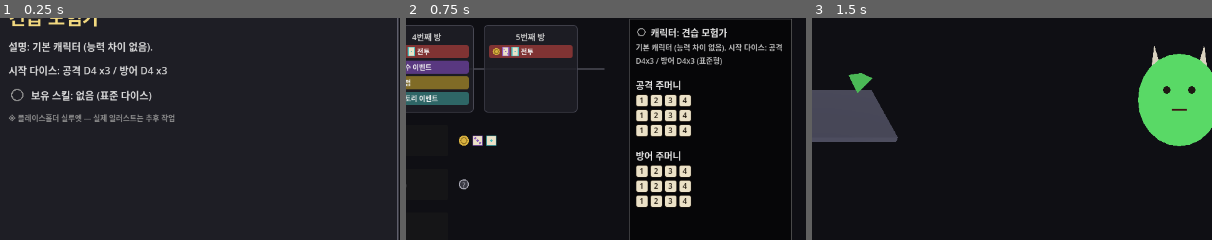
Above: before the commit, frames 1-3 (left to right).
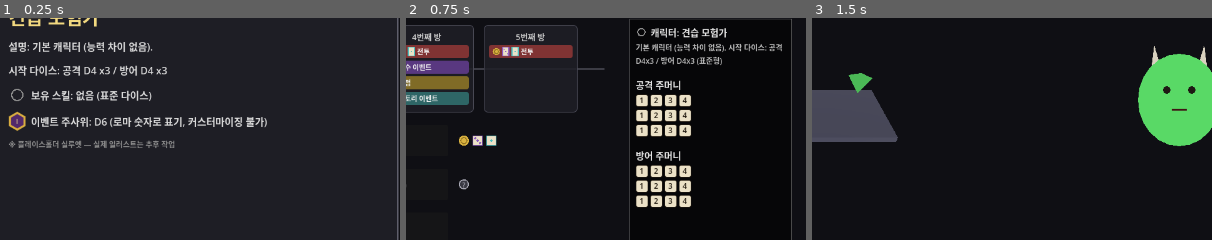
Above: after the commit, the same moments.

Repository: YGseok/ProjectD
Game: Godot game, scene res://code/scenes/character_select.tscn
Two runs of this game, one before a commit and one after it. Both use one fixed random seed, a clock stepped at 60 frames per second and the inputs below.
Inputs:
- Up to frame 1 (0.25 s): no input
- Up to frame 2 (0.75 s): click "[6] 던전 시작" at 0.5 s
- Up to frame 3 (1.5 s): click "[1] 전투 방 입장 (1번째 방)" at 1.25 s
The pictures show only the part of the screen within x 49-99%, y 20-70%; the shares and areas given below are measured in that part.

The runs differ from the first frame. In frame 1, 2.8% of the frame differs, in the area x 2-67%, y 41-59%; in frame 2, nothing differs; in frame 3, nothing differs.

Commit message:
feat: 캐릭터별 이벤트 주사위 필드 + 로마 숫자 시각화 추가 ([미니 기획 B]-4)
INBOX.md [미니 기획 B](특수 이벤트 개편) 권장 순서 4->1->2+3 중 4번만 처리.
CharacterProfiles.PROFILES/RunState에 event_die_sides(전부 D6) 필드를 추가하고,
공격/방어 다이스와 구분되는 로마 숫자 육각 칩(EventDieVisual)으로 캐릭터 선택
상세 패널에 표시. 아직 이 다이스를 굴려 판정하는 로직(1/2+3번)은 없음.

dice_test.gd에 회귀 검증 추가, 전체 PASS 확인.

Diff:
--- a/code/scenes/character_select.gd
+++ b/code/scenes/character_select.gd
@@ -49,6 +49,8 @@
 var _detail_dice_label: Label
 var _detail_skill_label: Label
 var _detail_skill_icon: SkillIcon
+var _detail_event_die_label: Label
+var _detail_event_die_visual: EventDieVisual
 
 ## KeyboardShortcuts로 1~N 숫자 키를 순서대로 배정하는 데 쓴다(INBOX.md 2026-09-14
 ## "키보드로도 조작이 되도록" — 던전 맵/스토리 이벤트/특수 이벤트에 이어 이 화면에도
@@ -187,6 +189,19 @@
 	skill_row.add_child(_detail_skill_label)
 	info_vbox.add_child(skill_row)
 
+	# 이벤트 주사위(INBOX.md 2026-09-15 [미니 기획 B]-4): 공격/방어와 별개인 특수 이벤트
+	# 전용 다이스 — 로마 숫자 육각 칩(EventDieVisual)으로 일반 다이스와 구분해서 보여준다.
+	# 지금은 5종 전부 D6로 같아 값도 항상 같지만, 필드 구조 자체는 캐릭터별로 열려 있다.
+	var event_die_row := HBoxContainer.new()
+	event_die_row.add_theme_constant_override("separation", 8)
+	_detail_event_die_visual = EventDieVisual.new()
+	_detail_event_die_visual.custom_minimum_size = Vector2(28, 28)
+	event_die_row.add_child(_detail_event_die_visual)
+	_detail_event_die_label = _make_detail_body_label()
+	_detail_event_die_label.size_flags_horizontal = Control.SIZE_EXPAND_FILL
+	event_die_row.add_child(_detail_event_die_label)
+	info_vbox.add_child(event_die_row)
+
 	var note_label := Label.new()
 	note_label.text = "※ 플레이스홀더 실루엣 — 실제 일러스트는 추후 작업"
 	note_label.autowrap_mode = TextServer.AUTOWRAP_WORD
@@ -216,6 +231,9 @@
 	]
 	_detail_skill_label.text = "보유 스킬: %s" % CharacterProfiles.gimmick_label(String(profile.get("gimmick", "")))
 	_detail_skill_icon.category = String(profile.get("gimmick", ""))
+	var event_sides: int = int(profile.get("event_die_sides", 6))
+	_detail_event_die_label.text = "이벤트 주사위: D%d (로마 숫자로 표기, 커스터마이징 불가)" % event_sides
+	_detail_event_die_visual.value = 1
 
 
 ## 숫자 키(1~9)로 캐릭터 카드 "선택" 버튼(+던전 시작/업적)을 순서대로 누른다
--- a/code/scenes/dice_test.gd
+++ b/code/scenes/dice_test.gd
@@ -151,6 +151,10 @@
 	lines.append("")
 	lines.append("[캐릭터 스킬 아이콘 검증: character_profiles.gd PROFILES.gimmick / skill_icon.gd SkillIcon]")
 	all_pass = _check_skill_icons(lines) and all_pass
+
+	lines.append("")
+	lines.append("[이벤트 주사위 필드 검증: character_profiles.gd PROFILES.event_die_sides / run_state.gd RunState.event_die_sides / event_die_visual.gd EventDieVisual]")
+	all_pass = _check_event_die_sides(lines) and all_pass
 
 	lines.append("")
 	lines.append("[라운드 진행 검증: run_state.gd RunState.round_index / advance_round / is_last_round]")
@@ -1666,6 +1670,45 @@
 	return ok
 
 
+## INBOX.md 2026-09-15 [미니 기획 B]-4 검증. (1) PROFILES 5종 전부 event_die_sides
+## 필드가 있고 지금은 전부 6이어야 함(DESIGN.md 확정대로 아직 캐릭터별 차등 없음).
+## (2) RunState.reset_run(id)가 이 필드를 event_die_sides로 그대로 복사하는지.
+## (3) EventDieVisual._to_roman()이 1~6을 I~VI로, 표 밖 값은 숫자 폴백으로 바꾸는지.
+func _check_event_die_sides(lines: PackedStringArray) -> bool:
+	var ok := true
+	var character_backup: String = RunState.character_id
+
+	for profile in CharacterProfiles.PROFILES:
+		var sides: int = int(profile.get("event_die_sides", -1))
+		var sides_ok := sides == 6
+		ok = sides_ok and ok
+		lines.append("  \"%s\" event_die_sides=%d(기대 6) -> %s" % [profile["id"], sides, "OK" if sides_ok else "FAIL"])
+
+	RunState.reset_run("berserker")
+	var run_state_ok: bool = RunState.event_die_sides == 6
+	ok = run_state_ok and ok
+	lines.append("  reset_run(berserker) 후 RunState.event_die_sides=%d(기대 6) -> %s" % [
+		RunState.event_die_sides, "OK" if run_state_ok else "FAIL"
+	])
+	RunState.reset_run(character_backup)
+
+	var visual := EventDieVisual.new()
+	var roman_ok: bool = (
+		visual._to_roman(1) == "I" and visual._to_roman(4) == "IV" and visual._to_roman(6) == "VI"
+	)
+	ok = roman_ok and ok
+	lines.append("  EventDieVisual._to_roman(1/4/6)=%s/%s/%s(기대 I/IV/VI) -> %s" % [
+		visual._to_roman(1), visual._to_roman(4), visual._to_roman(6), "OK" if roman_ok else "FAIL"
+	])
+	var fallback_ok: bool = visual._to_roman(99) == "99"
+	ok = fallback_ok and ok
+	lines.append("  EventDieVisual._to_roman(99)=%s(기대 표 밖이라 숫자 폴백 \"99\") -> %s" % [
+		visual._to_roman(99), "OK" if fallback_ok else "FAIL"
+	])
+
+	return ok
+
+
 ## customize_panel.gd의 _on_face_chosen(bag, die_index, face_index, pip_index)는
 ## _show_face_picker()가 만든 면 버튼의 pressed 핸들러다. _clear_ui()가 쓰는
 ## queue_free()는 그 프레임이 끝나야 실제로 노드를 지우므로, 같은 버튼이 더블클릭 등
--- /dev/null
+++ b/code/scenes/event_die_visual.gd
@@ -0,0 +1,66 @@
+class_name EventDieVisual
+extends Control
+## RunState.event_die_sides(특수 이벤트 전용 "이벤트 주사위")의 면 값을 보여주는 칩.
+## INBOX.md 2026-09-15 [미니 기획 B]-4 "이벤트 주사위는 단순하게 커스터마이징되면 안될
+## 것 같다. 로마 숫자로 표기된다던가 해서 일반 눈금으로는 커스텀 불가능해야할듯" 반영.
+##
+## shape_die_chip.gd(ShapeDieChip)와 같은 "값이 바뀌면 라벨/모양을 다시 그리는 절차적
+## Control" 패턴이지만, 두 가지로 일부러 다르게 만든다 — (1) 숫자 대신 로마 숫자
+## (I/II/III/IV/V/VI)를 그려서 "이건 일반 다이스가 아니다, 커스터마이징 대상이 아니다"를
+## 시각적으로도 구분하고, (2) 육각형 테두리 + 보라/금색 배색으로 공격/방어 다이스의
+## 베이지색 사각/삼각 칩과 한눈에 갈린다(D6 면 개수 자체는 같지만 "특별한 다이스"라는
+## 인상을 주기 위함).
+##
+## 이 이터레이션(4번 조각)에서는 필드(RunState.event_die_sides)와 이 시각화 컴포넌트만
+## 만든다 — 실제로 이 다이스를 굴려서 판정하는 로직(난이도 체크, [미니 기획 B]-2/3)은
+## 아직 없다. 지금은 character_select.gd 상세 패널에 "이벤트 주사위: D6" 정보와 함께
+## 샘플 값(I) 하나를 보여주는 용도로만 쓰인다.
+
+const ROMAN := ["", "I", "II", "III", "IV", "V", "VI", "VII", "VIII", "IX", "X"]
+
+var value: int = 1:
+	set(v):
+		value = v
+		if _label:
+			_label.text = _to_roman(v)
+		queue_redraw()
+
+var fill_color: Color = Color(0.32, 0.16, 0.42)
+var border_color: Color = Color(0.85, 0.68, 0.25)
+var font_color: Color = Color(0.92, 0.85, 0.6)
+
+var _label: Label
+
+
+func _to_roman(v: int) -> String:
+	if v >= 1 and v < ROMAN.size():
+		return ROMAN[v]
+	return str(v) # 로마 숫자 표를 벗어나는 값(면 개수가 10 넘는 이벤트 다이스가 생기면)은
+	# 숫자로 폴백 — 표를 넓히기 전까지 빈 칩보다는 낫다.
+
+
+func _ready() -> void:
+	if custom_minimum_size == Vector2.ZERO:
+		custom_minimum_size = Vector2(30, 30)
+	_label = Label.new()
+	_label.set_anchors_preset(Control.PRESET_FULL_RECT)
+	_label.horizontal_alignment = HORIZONTAL_ALIGNMENT_CENTER
+	_label.vertical_alignment = VERTICAL_ALIGNMENT_CENTER
+	_label.add_theme_font_size_override("font_size", max(10, int(size.y * 0.4)))
+	_label.add_theme_color_override("font_color", font_color)
+	_label.text = _to_roman(value)
+	_label.mouse_filter = Control.MOUSE_FILTER_IGNORE
+	mouse_filter = Control.MOUSE_FILTER_IGNORE
+	add_child(_label)
+
+
+func _draw() -> void:
+	var r: float = size.x * 0.48
+	var center := size * 0.5
+	var points := PackedVector2Array()
+	for i in 6:
+		var angle := -PI / 2.0 + i * TAU / 6.0
+		points.append(center + Vector2(cos(angle), sin(angle)) * r)
+	draw_colored_polygon(points, fill_color)
+	for i in 6:
+		draw_line(points[i], points[(i + 1) % 6], border_color, 2.0, true)
--- a/code/systems/character_profiles.gd
+++ b/code/systems/character_profiles.gd
@@ -36,6 +36,15 @@
 ##   - 폭발병(explosive, 공격 다이스 최댓값 스택): 공격 4 / 방어 3 — 스택을 더 자주 쌓게
 ##   - 방패병(shieldbearer, 방어 다이스 최댓값 스택): 공격 3 / 방어 4 — 폭발병과 대칭
 ##
+## "event_die_sides": INBOX.md 2026-09-15 [미니 기획 B]-4 "공격/방어 주사위처럼 직업마다
+## 특수 이벤트용 이벤트 주사위 1개가 있으면 어떨까" 반영의 첫 조각(4번 -> 1 -> 2+3 순서
+## 권장 중 4번). 특수 이벤트 "위험을 감수하기" 판정에 쓸 별도 다이스의 면 개수 — 공격/
+## 방어 주머니(DiceBag)와 무관한 독립 필드라 눈금 교환/승급 등 커스터마이징 대상에서
+## 자동으로 제외된다. 지금은 5종 전부 6(=D6)으로 동일 — "직업별로 다른 이벤트 주사위"라는
+## 원 요청의 구조만 미리 열어두고, 실제 차등 부여는 이벤트 특화 캐릭터가 생기면 그때 값만
+## 바꾸면 됨. 실제 판정 로직([미니 기획 B]-2/3)과 로마 숫자 시각화 사용처는 아직 없음 —
+## 이번 조각은 필드 + event_die_visual.gd 시각화 컴포넌트까지만.
+##
 ## "gimmick" 필드 값:
 ##   ""              : 기믹 없음 (기존 "견습 모험가")
 ##   "min_max_only"  : 공격+방어 다이스 전부 DiceBag.force_min_max_faces() 적용
@@ -72,6 +81,7 @@
 		"gimmick": "",
 		"attack_count": 3,
 		"defense_count": 3,
+		"event_die_sides": 6,
 		"hair_color": Color(0.78, 0.62, 0.86),
 		"dress_color": Color(0.92, 0.55, 0.66),
 	},
@@ -83,6 +93,7 @@
 		"gimmick": "min_max_only",
 		"attack_count": 4,
 		"defense_count": 2,
+		"event_die_sides": 6,
 		"hair_color": Color(0.85, 0.25, 0.2),
 		"dress_color": Color(0.35, 0.1, 0.1),
 	},
@@ -94,6 +105,7 @@
 		"gimmick": "fixed_defense_die",
 		"attack_count": 2,
 		"defense_count": 4,
+		"event_die_sides": 6,
 		"hair_color": Color(0.4, 0.55, 0.85),
 		"dress_color": Color(0.25, 0.4, 0.55),
 	},
@@ -105,6 +117,7 @@
 		"gimmick": "explosive_stack",
 		"attack_count": 4,
 		"defense_count": 3,
+		"event_die_sides": 6,
 		"hair_color": Color(0.95, 0.55, 0.15),
 		"dress_color": Color(0.5, 0.18, 0.05),
 	},
@@ -116,6 +129,7 @@
 		"gimmick": "guard_stack",
 		"attack_count": 3,
 		"defense_count": 4,
+		"event_die_sides": 6,
 		"hair_color": Color(0.55, 0.6, 0.65),
 		"dress_color": Color(0.2, 0.3, 0.4),
 	},
--- a/code/systems/run_state.gd
+++ b/code/systems/run_state.gd
@@ -51,6 +51,13 @@
 ## 적용한다(패배 후 combat_test.gd/dungeon_map.gd가 인자 없이 reset_run()을 부르는
 ## 기존 호출부들도 "직전에 고른 캐릭터 유지"가 되도록, 인자를 안 주면 character_id를
 ## 그대로 둔다 — 새 캐릭터 선택 화면을 다시 거치지 않는 한 캐릭터가 바뀌지 않음).
+##
+## event_die_sides: INBOX.md 2026-09-15 [미니 기획 B]-4 반영. character_profiles.gd의
+## event_die_sides 필드를 reset_run()이 그대로 복사해둔다 — player_attack_bag/
+## player_defense_bag(DiceBag)과 달리 눈금 개수가 아니라 "면 개수" 정수 하나뿐이라
+## DiceBag으로 감쌀 필요가 없다(이 다이스는 커스터마이징 대상이 아니므로 개조 상태를
+## 들고 있을 이유가 없음). 실제로 이 값을 굴려서 판정하는 로직([미니 기획 B]-2/3)은
+## 아직 없음 — 지금은 event_die_visual.gd로 "이런 모양의 다이스가 있다"만 보여준다.
 
 const TOTAL_ROOMS := 5
 const TOTAL_ROUNDS := 3
@@ -60,6 +67,7 @@
 var gold := 0
 var shop_visits := 0
 var character_id: String = CharacterProfiles.PROFILES[0]["id"]
+var event_die_sides: int = 6
 var player_attack_bag: DiceBag
 var player_defense_bag: DiceBag
 var pip_inventory: Array[int] = []
@@ -83,6 +91,7 @@
 	var profile := CharacterProfiles.get_profile(character_id)
 	player_attack_bag = DiceBag.new(4, profile.get("attack_count", 3))
 	player_defense_bag = DiceBag.new(4, profile.get("defense_count", 3))
+	event_die_sides = profile.get("event_die_sides", 6)
 	pip_inventory = []
 	die_inventory = []
 	_apply_character_gimmick()
Not shown, added: code/scenes/event_die_visual.gd.uid
Not shown, changed: docs/DESIGN.md
Not shown, changed: docs/STATUS.md
Not shown, changed: docs/STATUS_ARCHIVE.md
Not shown, changed: docs/feedback/INBOX.md
